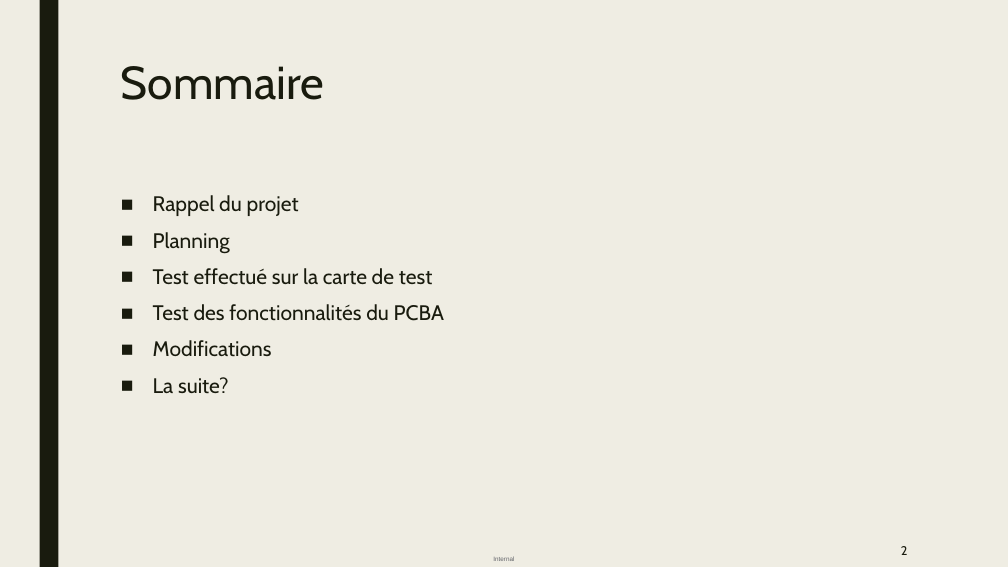
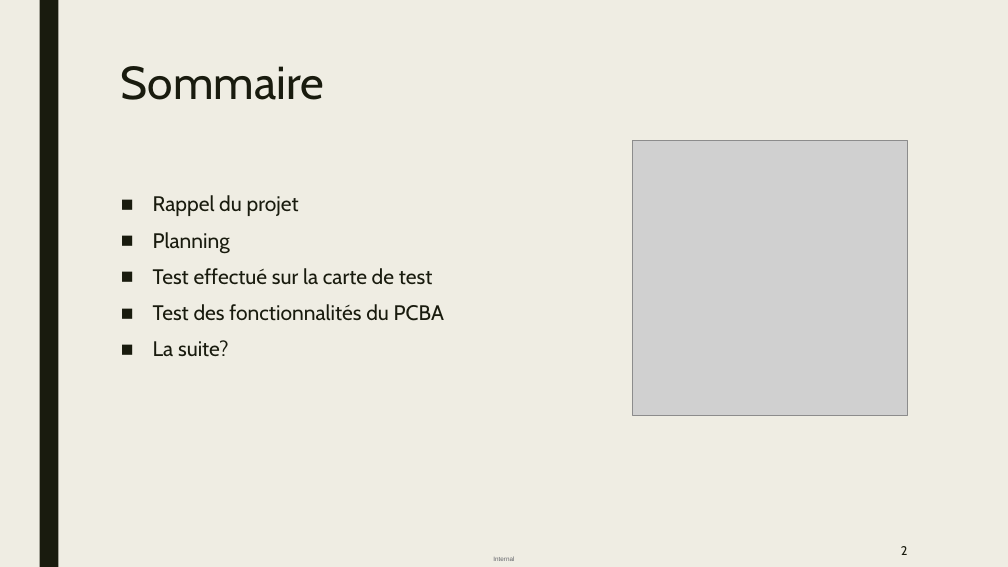
Before and after one commit to antopoid/Projet-frelons, a slide deck: slide 2 of Présentation_soutenance.pptx. Drawn at 1008x567 pixels with LibreOffice and Linux fonts; fonts in the diff are those of the drawing; grey boxes stand for pictures. Boxes give left, top, right and bottom in pixels: in the first picture for what was removed or moved away, otherwise in the second. Text is boxed around its words. In the diff, an @@ line names an element or a change of style, - is before the commit and + after.

```diff
--- a/Présentation_soutenance.pptx
+++ b/Présentation_soutenance.pptx
@@ picture added at (633,141,907,415) @@
@@ text at (153,340,272,357): paragraph removed @@
-■ Modifications
```
Also in this commit, not shown: 1 other slide changed, 12 slides added, 5 other files.
